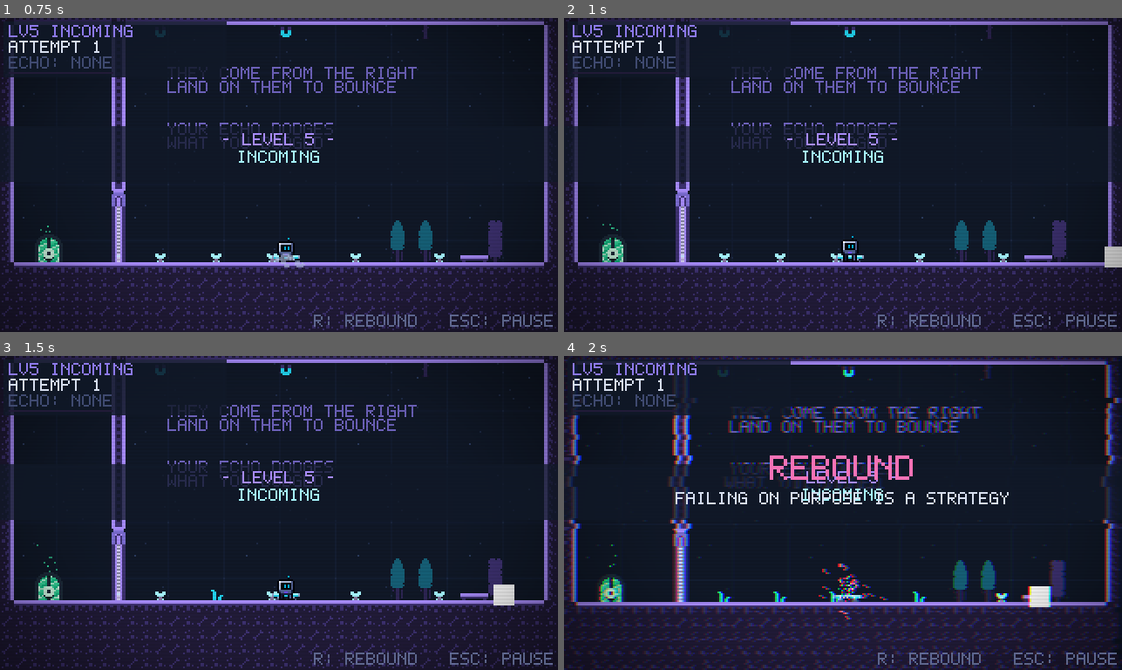
Above: before the commit, frames 1-4 (two rows, left to right).
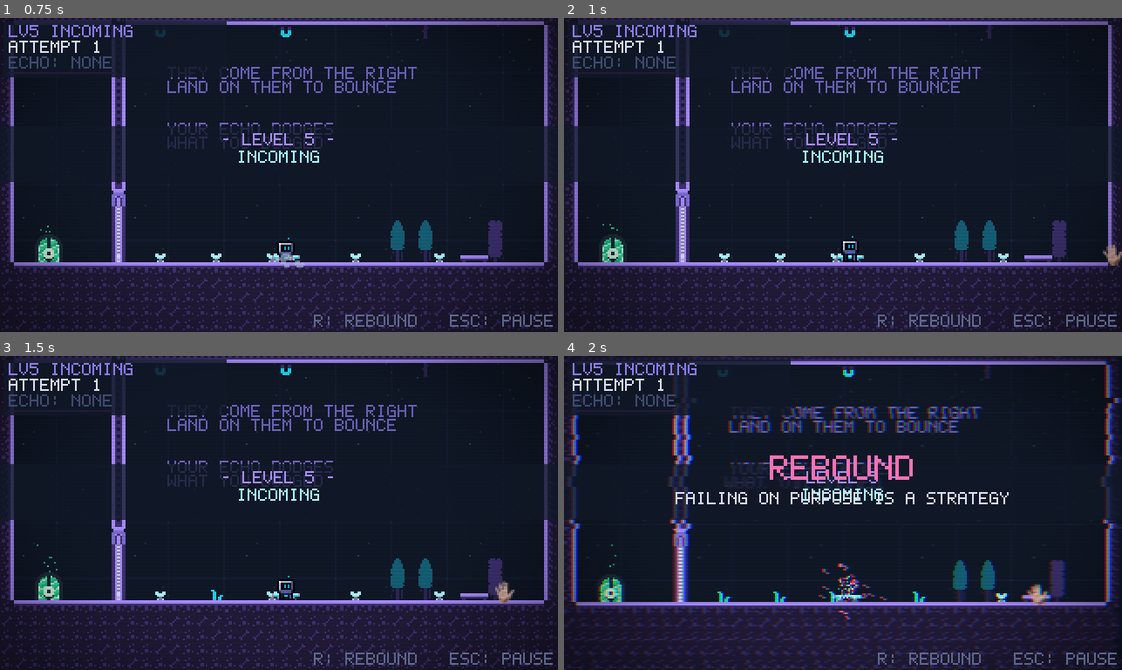
Above: after the commit, the same moments.

Repository: FaizeenHoque/Rebound
Game: Godot game, scene res://tests/flyer_test.tscn
The game is run twice, just before and just after one commit, with the same random seed, the same clock (stepped at 60 frames per second) and the same inputs. This scene is started directly instead of the project's main scene. Sound files missing from this copy of the repository are replaced by a short silence.
Inputs (mouse positions are in pixels of both pictures, inside the frame that each line leads up to):
- Up to frame 1 (0.75 s): tap Enter at 0.5 s; move the mouse to (401, 159) at 0.52 s; hold D (move_right) from 0.53 s (still down); tap R (rebound) at 0.6 s; click (401, 159) at 0.67 s
- Up to frame 2 (1 s): keep holding D (move_right); tap Space (jump) at 0.77 s
- Up to frame 3 (1.5 s): keep holding D (move_right); move the mouse to (167, 528) at 1.27 s; tap Z at 1.35 s
- Up to frame 4 (2 s): keep holding D (move_right); tap Space (jump) at 1.52 s

Frame 1 is identical in both runs. In frame 2, 0.2% of the frame differs, in the area x 96-100%, y 72-80%; in frame 3, 0.3%; in frame 4, 0.3%, in the area x 82-88%, y 72-80%.

Commit message:
Replace the white-square flyer with emoji skins
Flyers wear one of eight emojis from slackmojis.com, picked from their
place in the wave so every attempt looks the same.

Diff:
--- a/scenes/objects/flyer.tscn
+++ b/scenes/objects/flyer.tscn
@@ -1,7 +1,7 @@
 [gd_scene load_steps=4 format=3]
 
 [ext_resource type="Script" path="res://scripts/flyer.gd" id="1_script"]
-[ext_resource type="Texture2D" path="res://assets/sprites/flyer.png" id="2_tex"]
+[ext_resource type="Texture2D" path="res://assets/sprites/flyers/brb.png" id="2_tex"]
 [ext_resource type="Texture2D" path="res://assets/sprites/fx_dots.png" id="3_dots"]
 
 [node name="Flyer" type="Node2D"]
@@ -10,7 +10,7 @@
 
 [node name="Sprite" type="Sprite2D" parent="."]
 texture = ExtResource("2_tex")
-hframes = 2
+hframes = 6
 
 [node name="Burst" type="CPUParticles2D" parent="."]
 emitting = false
--- a/scripts/flyer.gd
+++ b/scripts/flyer.gd
@@ -3,8 +3,20 @@
 ## A flying enemy that crosses the level from right to left.
 ## Its position is a pure function of the level's attempt tick, so every
 ## attempt (and every echo replay) sees exactly the same wave.
-## Sprite sheet: horizontal strip of 16x16 frames, facing left.
+## Each flyer wears an emoji skin: a horizontal strip of 16x16 frames.
+## The skin is picked from the flyer's place in the wave, so it looks random
+## but is the same on every attempt.
 
+const SKINS: Array[Texture2D] = [
+	preload("res://assets/sprites/flyers/brb.png"),
+	preload("res://assets/sprites/flyers/dancing_penguin.png"),
+	preload("res://assets/sprites/flyers/good_job.png"),
+	preload("res://assets/sprites/flyers/growler.png"),
+	preload("res://assets/sprites/flyers/hipster_oversized_glasses.png"),
+	preload("res://assets/sprites/flyers/pumpgirl.png"),
+	preload("res://assets/sprites/flyers/spinner.png"),
+	preload("res://assets/sprites/flyers/waving.png"),
+]
 const FRAME := 16
 const FRAME_TICKS := 8
 ## Hitbox relative to the centre.
@@ -15,21 +27,24 @@
 var speed := 40.0
 var bob := 0.0
 var popped := false
+var skin := 0
 
 @onready var sprite: Sprite2D = $Sprite
 @onready var burst: CPUParticles2D = $Burst
 
 
 func _ready() -> void:
-	if sprite.texture:
-		sprite.hframes = maxi(1, sprite.texture.get_width() / FRAME)
+	sprite.texture = SKINS[skin % SKINS.size()]
+	sprite.hframes = maxi(1, sprite.texture.get_width() / FRAME)
 
 
-func setup(p_spawn_tick: int, p_start: Vector2, p_speed: float, p_bob: float) -> void:
+## `id` identifies the flyer within its level's waves (e.g. "0:3").
+func setup(p_spawn_tick: int, p_start: Vector2, p_speed: float, p_bob: float, id := "") -> void:
 	spawn_tick = p_spawn_tick
 	start = p_start
 	speed = p_speed
 	bob = p_bob
+	skin = absi(hash(id))
 
 
 ## Position at a given level tick.
--- a/scripts/level.gd
+++ b/scripts/level.gd
@@ -316,7 +316,7 @@
 			var key := "%d:%d" % [w, since / wave.interval]
 			if not flyers.has(key):
 				var f: Flyer = FLYER_SCENE.instantiate()
-				f.setup(t, Vector2(map_w * TILE + 8, wave.y), wave.speed, wave.bob)
+				f.setup(t, Vector2(map_w * TILE + 8, wave.y), wave.speed, wave.bob, key)
 				objects.add_child(f)
 				flyers[key] = f
 	for key in flyers.keys():
Binary file removed: assets/sprites/flyer.png
Binary file added: assets/sprites/flyers/brb.png
Not shown, added: assets/sprites/flyers/brb.png.import
Binary file added: assets/sprites/flyers/dancing_penguin.png
Not shown, added: assets/sprites/flyers/dancing_penguin.png.import
Binary file added: assets/sprites/flyers/good_job.png
Not shown, added: assets/sprites/flyers/good_job.png.import
Binary file added: assets/sprites/flyers/growler.png
Not shown, added: assets/sprites/flyers/growler.png.import
Binary file added: assets/sprites/flyers/hipster_oversized_glasses.png
Not shown, added: assets/sprites/flyers/hipster_oversized_glasses.png.import
Binary file added: assets/sprites/flyers/pumpgirl.png
(and 5 more such lines)
